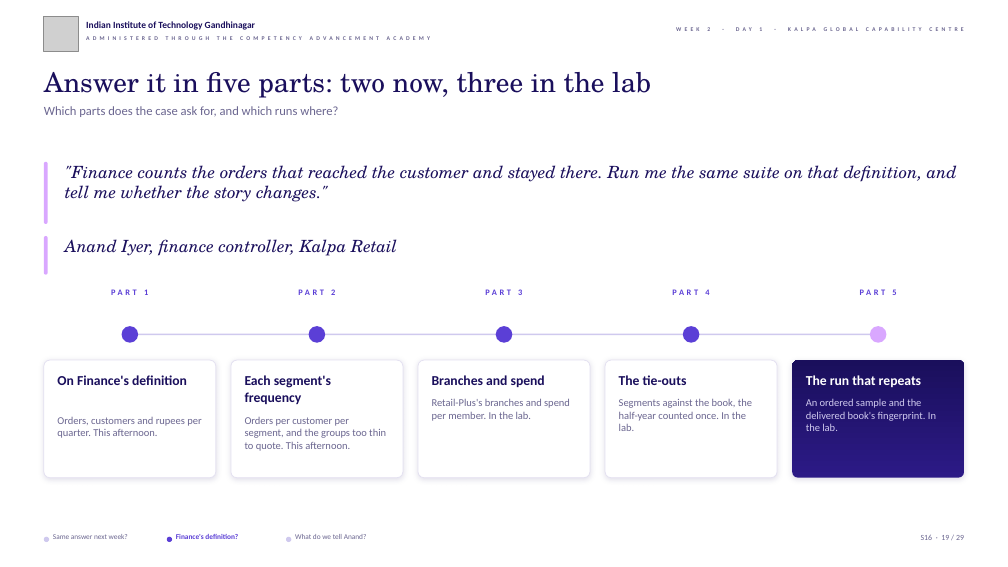
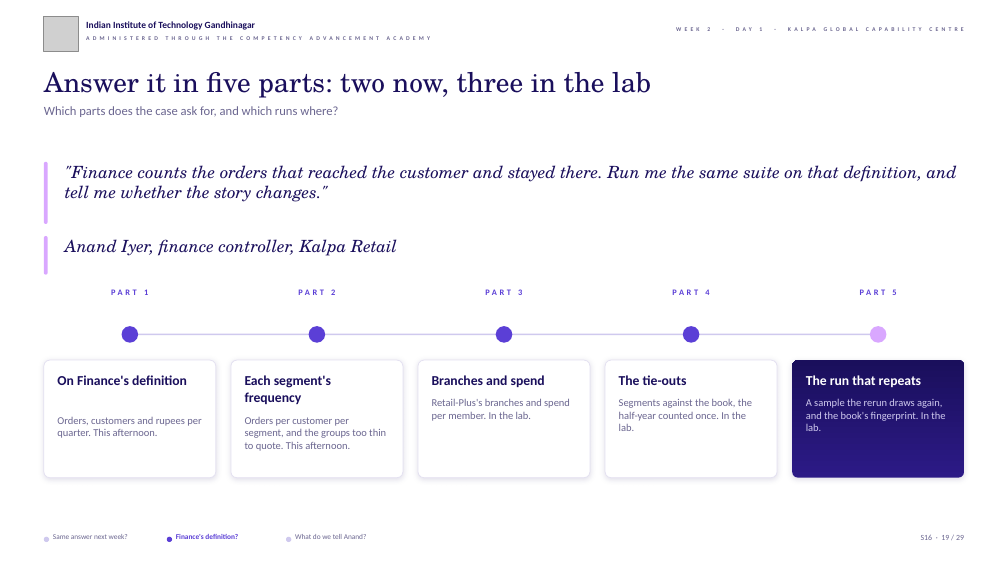
Before and after one commit to fde-academy-lab/c2-content-factory, a slide deck: slide 19 of content/W02/D1/slides/C2_W02_D01_half2_STUDENT.pptx. Drawn at 1008x567 pixels with LibreOffice and Linux fonts; fonts in the diff are those of the drawing; grey boxes stand for pictures; background and template pictures are left out. Boxes give left, top, right and bottom in pixels: in the first picture for what was removed or moved away, otherwise in the second. Text is boxed around its words. In the diff, an @@ line names an element or a change of style, - is before the commit and + after.

```diff
--- a/content/W02/D1/slides/C2_W02_D01_half2_STUDENT.pptx
+++ b/content/W02/D1/slides/C2_W02_D01_half2_STUDENT.pptx
@@ text at box(806, 398, 945, 431): text changed @@
-An ordered sample and the delivered book's fingerprint. In the lab.
+A sample the rerun draws again, and the book's fingerprint. In the lab.
```
Also in this commit, not shown: 1 other slide changed, 15 other files.
